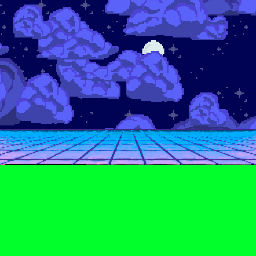
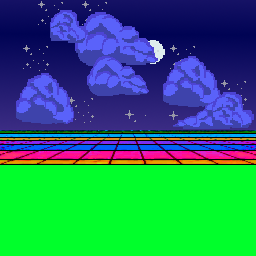
Layers edited between the first and the second w=256, h=256 image:
removed layer "cloudsfull" over [0,0,256,129]
removed layer "cloudsimm" over [0,0,256,129]
added layer "clouds1" above "clouds2" over [16,73,254,129]
added layer "clouds2" above "clouds3 (discarded)" over [50,10,221,107]
added layer "stars+moon" above "sky" over [23,1,247,123]
painted on "sky" over [0,0,256,129]
added layer "lines cartoon colored" above "lines cartoon" over [0,130,256,166]
hid "lines cartoon", painted on it over [0,130,256,165]
hid "lines" over [0,130,256,165]
painted on "Background" over [0,0,256,129]
